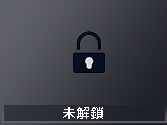
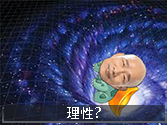
Revision of a layered 167x125 image; what changed, layer by layer:
hid "lock_0" over [72, 30, 106, 74]
added layer "End Name" above "未解鎖" over [67, 107, 101, 119]
hid "未解鎖" over [63, 107, 103, 119]
painted on "矩形 1" over [2, 104, 167, 123]
added layer "FacaiSeed_2" above "SaltedFish_6" over [0, 0, 167, 125]
